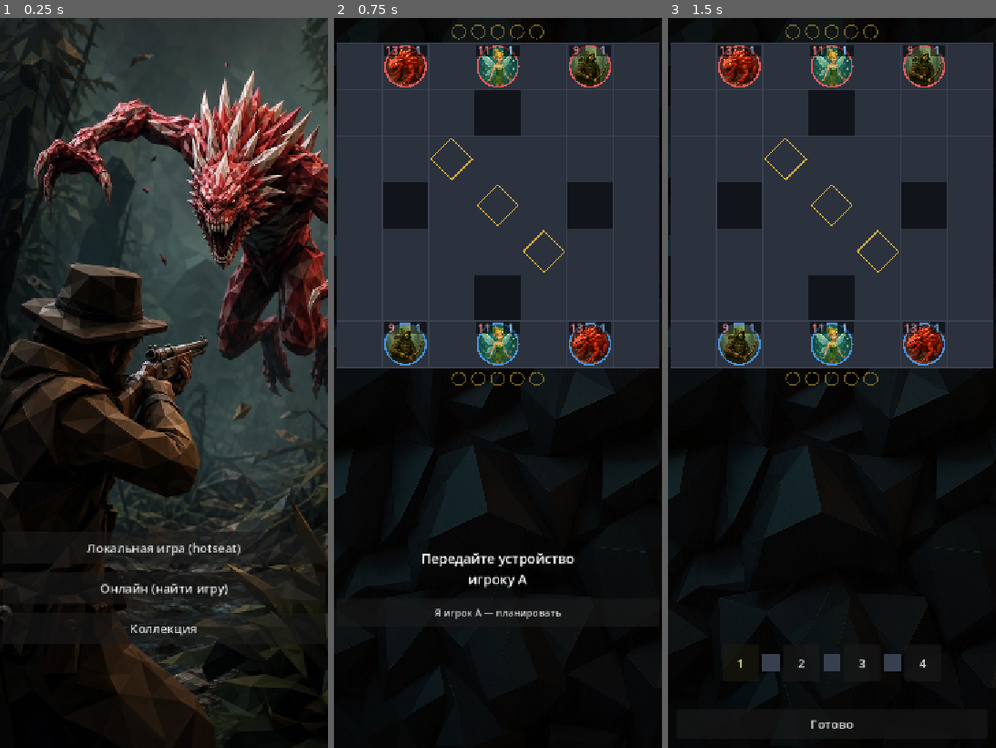
Above: before the commit, frames 1-3 (left to right).
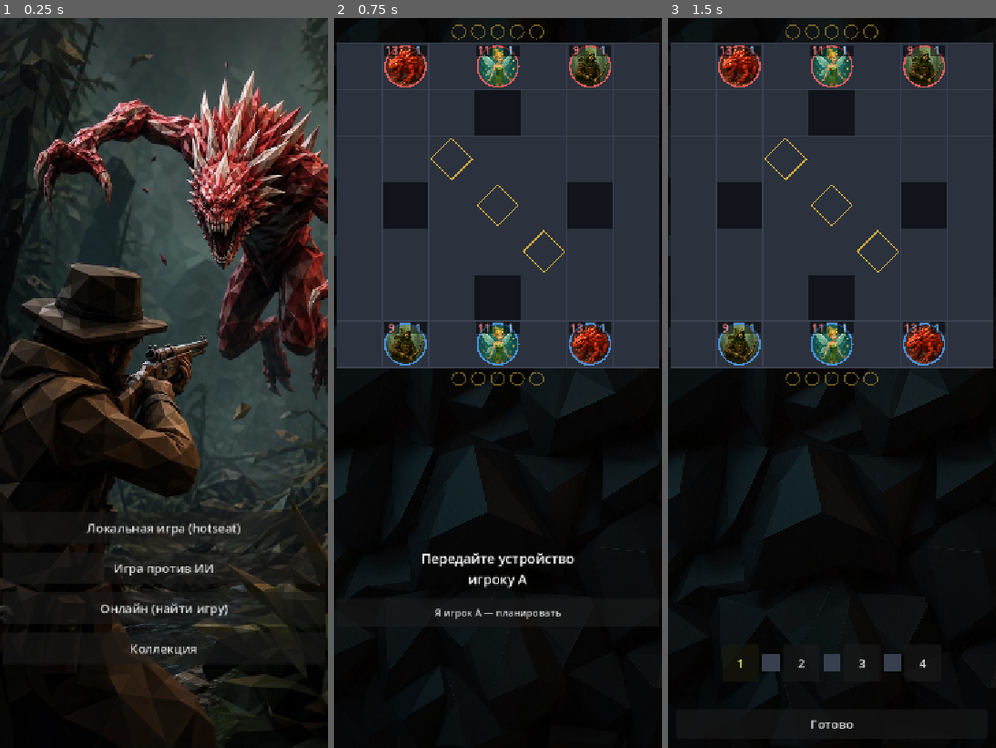
Above: after the commit, the same moments.

Repository: Suruks/warmarked
Game: Godot game, scene res://main.tscn
The game is run twice, just before and just after one commit, with the same random seed, the same clock (stepped at 60 frames per second) and the same inputs.
Inputs:
- Up to frame 1 (0.25 s): no input
- Up to frame 2 (0.75 s): click "Локальная игра (hotseat)" at 0.5 s
- Up to frame 3 (1.5 s): click "Я игрок A — планировать" at 1.25 s

The runs differ from the first frame. In frame 1, 2.3% of the frame differs, in the area x 0-100%, y 67-89%; in frame 2, nothing differs; in frame 3, nothing differs.

Commit message:
AI added

Diff:
--- /dev/null
+++ b/scripts/model/ai.gd
@@ -0,0 +1,219 @@
+class_name AI
+extends RefCounted
+
+## Жадный эвристический бот (без предвидения залпа соперника). Не играет на равных —
+## задача скромнее: «не творить фигню». Бьёт, когда есть кого бить; добивает раненых;
+## лезет на точки контроля; ставит защиту/лечит, когда это осмысленно; не сливает ману
+## в пустоту (нет цели → слот остаётся пустым, мана копится сама).
+##
+## Как работает: для каждого слота перебирает все легальные (юнит, действие, цель),
+## КАЖДЫЙ вариант реально прогоняет через настоящий Resolver на клоне состояния
+## (соперник пассивен — слепое допущение) и берёт максимум по оценке результата.
+## Выбранный приказ фиксируется, следующий слот планируется поверх него. Так правила
+## считает сам движок (реальный урон/киллы/щиты), а не отдельная копия формул.
+
+const _EPS := 0.5   # действие берём, только если оно ощутимо лучше «оставить слот пустым»
+
+# Веса оценки (крутибельные). Килл доминирует через разницу счёта (KILL_POINTS→+1 очко).
+const _W_SCORE := 1000.0
+const _W_MY_HP := 8.0
+const _W_MY_MANA := 4.0
+const _W_ENEMY_HP := 6.0
+const _W_ENEMY_MANA := 2.0
+const _W_MY_DEAD := 50.0     # ×dead_timer
+const _W_ENEMY_DEAD := 150.0
+const _W_CONTROL := 300.0    # за КАЖДУЮ удерживаемую точку сверх соперника (это и есть очки/раунд)
+const _CP_ON := 30.0         # стоять на точке (сближение)
+const _CP_NEAR := 12.0       # градиент притяжения к точке: _CP_NEAR/(1+dist)
+
+
+# Главный вход: набор из ORDER_SLOTS приказов за игрока player. Не мутирует state.
+static func plan(state: MatchState, player: int) -> Array:
+	var resolver := Resolver.new()
+	var orders := Order.empty_slots()
+	for slot in Consts.ORDER_SLOTS:
+		# второй игрок раунда не действует в последнем слоте — там приказ всё равно срежется
+		if not state.acts_in_slot(player, slot):
+			continue
+		var work := _project(state, orders, player, resolver)   # позиции/мана после уже выбранных слотов
+		var baseline := _score_orders(state, orders, player, resolver)
+		var best_order: Order = null
+		var best_score := baseline + _EPS
+		for u in work.units_of(player):
+			if not u.alive:
+				continue
+			for cand in _unit_candidates(work, u, slot):
+				var trial: Array = orders.duplicate()   # мелкая копия: меняем только [slot]
+				trial[slot] = cand
+				var sane := OrderValidator.sanitize(state, trial, player)
+				if sane[slot].is_empty():
+					continue   # нелегально по мане/«скилл не дважды»/геометрии
+				var sc := _score_orders(state, sane, player, resolver) + _shaping(work, u, cand)
+				if sc > best_score:
+					best_score = sc
+					best_order = sane[slot]
+		if best_order != null:
+			orders[slot] = best_order
+	return OrderValidator.sanitize(state, orders, player)
+
+
+# --- прогон и оценка -------------------------------------------------------
+
+# Состояние после применения УЖЕ выбранных приказов (соперник пуст): даёт актуальные
+# позиции/ману для генерации кандидатов следующего слота.
+static func _project(state: MatchState, orders: Array, player: int, resolver: Resolver) -> MatchState:
+	var s := state.clone()
+	var oa: Array = orders if player == Consts.Player.A else Order.empty_slots()
+	var ob: Array = orders if player == Consts.Player.B else Order.empty_slots()
+	resolver.resolve(s, oa, ob, player)   # first=player → все мои слоты применяются
+	return s
+
+
+static func _score_orders(state: MatchState, orders: Array, player: int, resolver: Resolver) -> float:
+	var s := state.clone()
+	var oa: Array = orders if player == Consts.Player.A else Order.empty_slots()
+	var ob: Array = orders if player == Consts.Player.B else Order.empty_slots()
+	resolver.resolve(s, oa, ob, player)
+	return _evaluate(s, player)
+
+
+static func _evaluate(s: MatchState, me: int) -> float:
+	var opp := Consts.other_player(me)
+	var v := _W_SCORE * float(s.score[me] - s.score[opp])
+	# Материал/ресурс/жизни
+	for u in s.units:
+		var mine := u.owner == me
+		if u.alive:
+			if mine:
+				v += _W_MY_HP * u.hp + _W_MY_MANA * u.mana
+			else:
+				v -= _W_ENEMY_HP * u.hp + _W_ENEMY_MANA * u.mana
+		else:
+			if mine:
+				v -= _W_MY_DEAD * maxi(1, u.dead_timer)
+			else:
+				v += _W_ENEMY_DEAD
+	# Контроль территории: считаем РАЗНЫЕ удерживаемые точки (это и есть очко/раунд), а не
+	# близость каждого юнита — иначе весь отряд липнет к одной точке. Плюс мягкий градиент,
+	# ведущий свободных юнитов к точкам, которые союзник ещё НЕ держит (чтобы расходились).
+	var held_me := 0
+	var held_opp := 0
+	for cp in s.board.control_points:
+		var occ := s.unit_at(cp)
+		if occ != null:
+			if occ.owner == me:
+				held_me += 1
+			else:
+				held_opp += 1
+	v += _W_CONTROL * float(held_me - held_opp)
+	for u in s.units:
+		if u.alive and u.owner == me:
+			v += _approach_term(s, u, me)
+	return v
+
+
+# Мягкое притяжение юнита к ближайшей точке, которую МОЙ отряд ещё не держит (на точке —
+# максимум). Так юниты не сбиваются в кучу на одной точке, а разбирают разные.
+static func _approach_term(s: MatchState, u: Unit, me: int) -> float:
+	if s.board.is_control_point(u.cell):
+		return _CP_ON
+	var best := 0.0
+	for cp in s.board.control_points:
+		var occ := s.unit_at(cp)
+		if occ != null and occ.owner == me:
+			continue   # союзник уже держит — веду этого юнита к другой
+		var d: int = absi(u.cell.x - cp.x) + absi(u.cell.y - cp.y)
+		best = maxf(best, _CP_NEAR / float(1 + d))
+	return best
+
+
+# --- шейпинг защитных стоек (оценка их не видит: соперник в просчёте пассивен) --------
+
+static func _shaping(work: MatchState, u: Unit, cand: Order) -> float:
+	if cand.action == Consts.Action.MOVE or cand.action == Consts.Action.ATTACK \
+			or cand.action == Consts.Action.EMPTY:
+		return 0.0
+	var skill := HeroDefs.skill_of_action(u.hero_type, cand.action, u.skills)
+	match skill:
+		Consts.Skill.MEDITATION:
+			return 6.0 if u.mana <= 1 else -8.0
+		Consts.Skill.BLOCK, Consts.Skill.HARDENING, Consts.Skill.SHARDS, Consts.Skill.REFLEXES:
+			return 18.0 if (_threatened(work, u) and u.hp <= u.max_hp * 0.6) else -12.0
+		Consts.Skill.CANCEL:
+			var ally := work.unit_at(u.cell + cand.offset)
+			if ally == null or ally.owner != u.owner:
+				return -30.0
+			return 18.0 if (_threatened(work, ally) and ally.hp <= ally.max_hp * 0.6) else -12.0
+	return 0.0
+
+
+# Есть ли живой враг в опасной близости (грубый радиус угрозы).
+static func _threatened(s: MatchState, target: Unit) -> bool:
+	for e in s.units:
+		if e.alive and e.owner != target.owner \
+				and absi(e.cell.x - target.cell.x) + absi(e.cell.y - target.cell.y) <= 3:
+			return true
+	return false
+
+
+# --- генерация кандидатов для одного юнита в одном слоте ----------------------
+
+static func _unit_candidates(work: MatchState, u: Unit, slot: int) -> Array:
+	var out: Array = []
+	# Ход
+	var paths := Targeting.move_paths(work, u.cell, u.id, {}, u.move_range())
+	for dest in paths:
+		var steps := _to_steps(u.cell, paths[dest])
+		if not steps.is_empty():
+			out.append(Order.make_move(u.id, steps))
+	# Базовая атака
+	for c in Targeting.candidates(work, u, Consts.Action.ATTACK, u.cell):
+		out.append(_targeted(u, Consts.Action.ATTACK, c))
+	# Способности (3 слота кита)
+	for i in Consts.SKILLS_PER_HERO:
+		var action := Consts.Action.ABILITY1 + i
+		var def := HeroDefs.for_action(u.hero_type, action, u.skills)
+		if def.passive:
+			continue
+		if def.slot_gate.size() > 0 and not (slot in def.slot_gate):
+			continue
+		var skill: int = u.skills[i]
+		if skill == Consts.Skill.RETREAT or skill == Consts.Skill.STEP:
+			var rng: int = Consts.RETREAT_RANGE if skill == Consts.Skill.RETREAT else Consts.STEP_RANGE
+			var pp := Targeting.move_paths(work, u.cell, u.id, {}, rng)
+			for dest in pp:
+				var steps := _to_steps(u.cell, pp[dest])
+				if not steps.is_empty():
+					var o := Order.new(u.id, action)
+					o.path = steps
+					out.append(o)
+		elif skill == Consts.Skill.MINEFIELD:
+			# по одной мине на клетку-кандидат (легально: 1..MINEFIELD_COUNT)
+			for c in Targeting.candidates(work, u, action, u.cell):
+				var o := Order.new(u.id, action)
+				o.relative = true
+				o.offset = c - u.cell
+				o.path = [c - u.cell] as Array[Vector2i]
+				o.target = c
+				out.append(o)
+		elif def.target == HeroDefs.Target.NONE:
+			out.append(Order.new(u.id, action))   # нон-таргет (Вспышка/Засада/стойки и т.п.)
+		else:
+			for c in Targeting.candidates(work, u, action, u.cell):
+				out.append(_targeted(u, action, c))
+	return out
+
+
+# Нацеленный приказ: смещение цели от текущей клетки (как в панели планирования).
+static func _targeted(u: Unit, action: int, cell: Vector2i) -> Order:
+	return Order.make(u.id, action, cell, cell - u.cell, true)
+
+
+# Абсолютный путь (клетки без origin) → шаги-смещения (dx,dy), как ждёт резолвер/валидатор.
+static func _to_steps(origin: Vector2i, abs_path: Array) -> Array:
+	var steps: Array[Vector2i] = []
+	var prev := origin
+	for c in abs_path:
+		steps.append(c - prev)
+		prev = c
+	return steps
--- a/scripts/model/match_state.gd
+++ b/scripts/model/match_state.gd
@@ -260,6 +260,27 @@
 	return ev
 
 
+# Глубокая копия для просчёта AI: клон можно свободно мутировать Resolver'ом (прогон варианта
+# приказов), не задевая реальный матч. Доска статична (резолвер её только читает) — делим ссылку.
+func clone() -> MatchState:
+	var s := MatchState.new()
+	s.board = board
+	s.units = [] as Array[Unit]
+	for u in units:
+		s.units.append(u.clone())
+	s.score = {Consts.Player.A: score[Consts.Player.A], Consts.Player.B: score[Consts.Player.B]}
+	s.round_num = round_num
+	s.a_first_on_odd = a_first_on_odd
+	s.winner = winner
+	s.traps = []
+	for t in traps:
+		s.traps.append(t.duplicate(true))
+	s.ambushes = []
+	for a in ambushes:
+		s.ambushes.append(a.duplicate(true))
+	return s
+
+
 func snapshot() -> Dictionary:
 	var us: Array = []
 	for u in units:
--- a/scripts/model/unit.gd
+++ b/scripts/model/unit.gd
@@ -94,6 +94,38 @@
 	return "%s %s" % [Consts.hero_name(hero_type), Consts.player_name(owner)]
 
 
+# Глубокая копия для просчёта: AI прогоняет варианты приказов на клоне через настоящий
+# Resolver, не трогая боевое состояние. Копируем ВСЕ поля (snapshot для этого не годится —
+# он терятельный: без home_cell/skills/флагов симуляция разошлась бы).
+func clone() -> Unit:
+	var u := Unit.new(id, owner, hero_type, cell, skills)
+	u.skills = skills.duplicate()
+	u.max_hp = max_hp
+	u.hp = hp
+	u.mana = mana
+	u.cell = cell
+	u.home_cell = home_cell
+	u.alive = alive
+	u.dead_timer = dead_timer
+	u.death_cell = death_cell
+	u.immobilized = immobilized
+	u.shield_armed = shield_armed
+	u.reflexes_armed = reflexes_armed
+	u.hardened = hardened
+	u.shards_armed = shards_armed
+	u.hunted = hunted
+	u.bleed_turns = bleed_turns
+	u.bleed_owner = bleed_owner
+	u.disoriented = disoriented
+	u.no_attack_turns = no_attack_turns
+	u.slow_turns = slow_turns
+	u.moved_this_round = moved_this_round
+	u.moved_last_round = moved_last_round
+	u.shell_used = shell_used
+	u.block_amount = block_amount
+	return u
+
+
 func snapshot() -> Dictionary:
 	return {
 		"id": id,
--- a/scripts/ui/main.gd
+++ b/scripts/ui/main.gd
@@ -21,6 +21,7 @@
 var _effect_panel: RichTextLabel   # эффекты выделенного юнита — между очками и скиллами
 
 # локальный режим
+var _vs_ai := false          # PvE hotseat: игрок B — бот (AI.plan), человек играет за A
 var round_order: Array = []
 var plan_index: int = 0
 var orders := {Consts.Player.A: [], Consts.Player.B: []}
@@ -210,8 +211,15 @@
 	b_local.text = "Локальная игра (hotseat)"
 	b_local.custom_minimum_size = Vector2(0, 52)
 	b_local.add_theme_font_size_override("font_size", 20)
-	b_local.pressed.connect(_start_local)
+	b_local.pressed.connect(_start_local.bind(false))
 	box.add_child(b_local)
+
+	var b_ai := Button.new()
+	b_ai.text = "Игра против ИИ"
+	b_ai.custom_minimum_size = Vector2(0, 52)
+	b_ai.add_theme_font_size_override("font_size", 20)
+	b_ai.pressed.connect(_start_local.bind(true))
+	box.add_child(b_ai)
 
 	var b_online := Button.new()
 	b_online.text = "Онлайн (найти игру)"
@@ -251,8 +259,9 @@
 
 # ============================================================ локальный hotseat
 
-func _start_local() -> void:
+func _start_local(vs_ai: bool = false) -> void:
 	online = false
+	_vs_ai = vs_ai
 	_menu_art.visible = false
 	state = MatchState.new()
 	var team := Loadout.get_team()   # hotseat: оба игрока за одним устройством, отряды зеркальны
@@ -269,7 +278,7 @@
 	round_order = [first, Consts.other_player(first)]
 	plan_index = 0
 	_update_score_bars()
-	_show_handoff(round_order[0])
+	_local_begin_plan(round_order[0])
 
 
 func _show_handoff(player: int) -> void:
@@ -312,9 +321,21 @@
 	orders[player] = o
 	plan_index += 1
 	if plan_index < 2:
-		_show_handoff(round_order[1])
+		_local_begin_plan(round_order[1])
 	else:
 		_local_resolve()
+
+
+# Кто планирует этот слот раунда: бот (за B в PvE) считает приказы сразу, человек идёт
+# в панель планирования. «Передайте устройство» показываем только в hotseat двух людей.
+func _local_begin_plan(player: int) -> void:
+	if _vs_ai and player == Consts.Player.B:
+		# Бот планирует слепо: state ещё не разрешён, приказы соперника ему не видны.
+		_on_local_orders_ready(AI.plan(state, player), player)
+	elif _vs_ai:
+		_show_planning(player)
+	else:
+		_show_handoff(player)
 
 
 func _local_resolve() -> void:
--- /dev/null
+++ b/tests/ai_test.gd
@@ -0,0 +1,137 @@
+extends SceneTree
+
+## Проверки эвристического бота (AI.plan). Запуск:
+##   "…\godot.windows.opt.tools.64.exe" --headless --path E:\dev\warmarked --script res://tests/ai_test.gd
+
+var _pass := 0
+var _fail := 0
+
+
+func _initialize() -> void:
+	print("=== Warmarked AI tests ===")
+	test_plan_is_legal_and_sized()
+	test_kills_reachable_enemy()
+	test_banks_mana_without_targets()
+	test_no_crash_full_match()
+	test_scores_by_control()
+	print("=== Итог: %d PASS, %d FAIL ===" % [_pass, _fail])
+	quit(1 if _fail > 0 else 0)
+
+
+func _check(cond: bool, label: String) -> void:
+	if cond:
+		_pass += 1
+		print("  PASS  " + label)
+	else:
+		_fail += 1
+		print("  FAIL  " + label)
+
+
+func _fresh() -> MatchState:
+	var s := MatchState.new()
+	s.setup()
+	s.round_num = 1
+	return s
+
+
+func _place(s: MatchState, id: int, cell: Vector2i, hp := -1, mana := -1) -> Unit:
+	var u := s.get_unit(id)
+	u.cell = cell
+	if hp >= 0:
+		u.hp = hp
+	if mana >= 0:
+		u.mana = mana
+	return u
+
+
+func _sum_hp(s: MatchState, player: int) -> int:
+	var t := 0
+	for u in s.units:
+		if u.owner == player and u.alive:
+			t += u.hp
+	return t
+
+
+# Бот всегда возвращает ровно ORDER_SLOTS приказов, и все они переживают повторную
+# санитизацию (т.е. легальны по правилам сервера).
+func test_plan_is_legal_and_sized() -> void:
+	var s := _fresh()
+	var plan := AI.plan(s, Consts.Player.B)
+	_check(plan.size() == Consts.ORDER_SLOTS, "план из %d слотов [%d]" % [Consts.ORDER_SLOTS, plan.size()])
+	var re := OrderValidator.sanitize(s, plan, Consts.Player.B)
+	var stable := true
+	for i in Consts.ORDER_SLOTS:
+		if plan[i].is_empty() != re[i].is_empty():
+			stable = false
+	_check(stable, "план идемпотентен под санитизацией (легален)")
+
+
+# Есть добиваемый враг в дальности базовой атаки → бот бьёт и забирает килл-очко.
+func test_kills_reachable_enemy() -> void:
+	var s := _fresh()
+	_place(s, 0, Vector2i(3, 4))                 # A Охотник
+	_place(s, 1, Vector2i(0, 6))                 # A Фея — с глаз долой
+	_place(s, 2, Vector2i(6, 6))                 # A Камнешип — с глаз долой
+	var victim := _place(s, 4, Vector2i(3, 2), Consts.HUNTER_ATK_DMG)   # B Фея: одного выстрела хватит
+	_place(s, 3, Vector2i(6, 0))                 # прочие B — далеко
+	_place(s, 5, Vector2i(0, 0))
+	var plan := AI.plan(s, Consts.Player.A)
+	Resolver.new().resolve(s, plan, _empty(), Consts.Player.A)
+	_check(not victim.alive, "бот добил врага в дальности")
+	_check(s.score[Consts.Player.A] >= Consts.KILL_POINTS, "начислено килл-очко [%d]" % s.score[Consts.Player.A])
+
+
+# Нет ни одной цели в дальности → бот НЕ сливает ману (offensive-скиллы физзлят и
+# проигрывают «пустому слоту»). Мана копится сама.
+func test_banks_mana_without_targets() -> void:
+	var s := _fresh()
+	_place(s, 0, Vector2i(0, 6))                 # A Охотник — в угол
+	var fairy := _place(s, 1, Vector2i(3, 3), -1, 5)   # A Фея с запасом маны в центре
+	_place(s, 2, Vector2i(6, 6))                 # A Камнешип — в угол
+	_place(s, 3, Vector2i(6, 0))                 # все B — вне любой дальности
+	_place(s, 4, Vector2i(3, 0))
+	_place(s, 5, Vector2i(0, 0))
+	var b_before := _sum_hp(s, Consts.Player.B)
+	var plan := AI.plan(s, Consts.Player.A)
+	Resolver.new().resolve(s, plan, _empty(), Consts.Player.A)
+	_check(fairy.mana == 5, "мана не потрачена впустую [%d]" % fairy.mana)
+	_check(_sum_hp(s, Consts.Player.B) == b_before, "враги без цели не получили урона")
+
+
+# Полный матч бот-против-бота не падает и доходит до победителя (нет вечного пата).
+func test_no_crash_full_match() -> void:
+	var s := _fresh()
+	s.round_num = 0
+	var resolver := Resolver.new()
+	var rounds := 0
+	while s.winner < 0 and rounds < 80:
+		s.begin_round()
+		var first := s.first_player_this_round()
+		var oa := AI.plan(s, Consts.Player.A)
+		var ob := AI.plan(s, Consts.Player.B)
+		resolver.resolve(s, oa, ob, first)
+		s.score_round([])
+		rounds += 1
+	_check(s.winner >= 0, "матч бот-vs-бот завершился победителем за %d раундов" % rounds)
+
+
+# Бот набирает очки КОНТРОЛЕМ: если соперник забился в угол, бот разбирает точки и
+# берёт большинство → счёт растёт (а не липнет к одной точке всем отрядом).
+func test_scores_by_control() -> void:
+	var s := _fresh()
+	s.round_num = 0
+	_place(s, 3, Vector2i(6, 0))   # весь отряд B — в дальний угол, точки не контестит
+	_place(s, 4, Vector2i(6, 1))
+	_place(s, 5, Vector2i(5, 0))
+	var resolver := Resolver.new()
+	for i in 6:
+		s.begin_round()
+		var oa := AI.plan(s, Consts.Player.A)
+		var ob := AI.plan(s, Consts.Player.B)
+		resolver.resolve(s, oa, ob, s.first_player_this_round())
+		s.score_round([])
+	_check(s.score[Consts.Player.A] > 0, "бот набрал очки контролем за 6 раундов [A=%d]" % s.score[Consts.Player.A])
+
+
+func _empty() -> Array:
+	return Order.empty_slots()
Not shown, added: scripts/model/ai.gd.uid
Not shown, added: tests/ai_test.gd.uid
Not shown, changed: docs/index.pck
